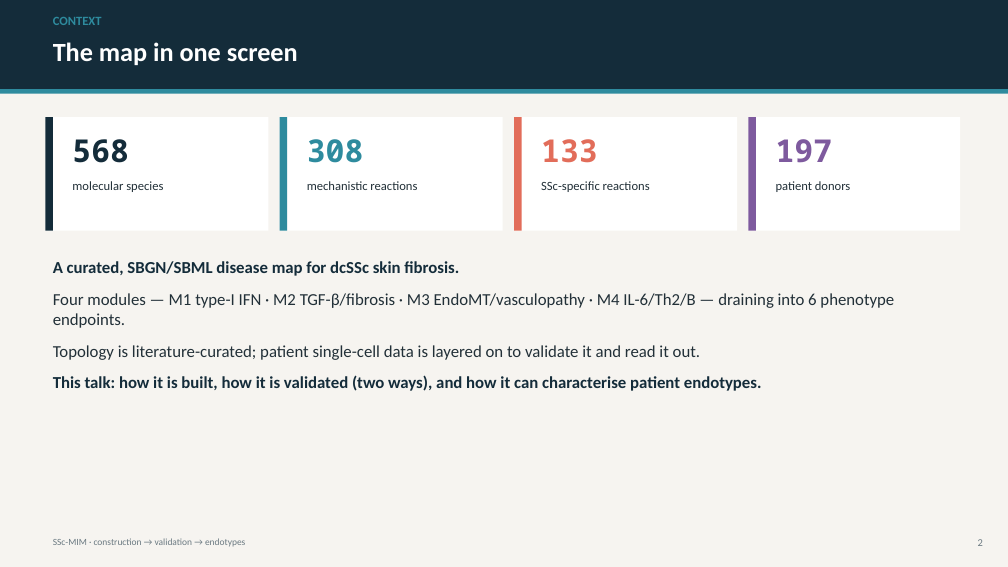
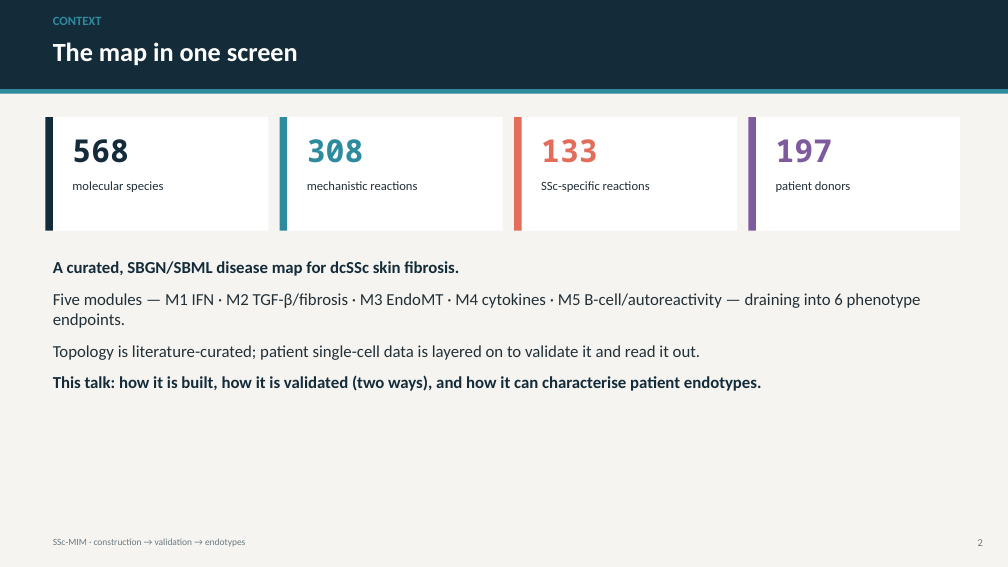
Before and after one commit to Nurtal/IDT_SSc_map, a slide deck: slide 2 of docs/SSc_MIM_validation_endotypes.pptx. Drawn at 1008x567 pixels with LibreOffice and Linux fonts; fonts in the diff are those of the drawing. Boxes give left, top, right and bottom in pixels: in the first picture for what was removed or moved away, otherwise in the second. Text is boxed around its words. In the diff, an @@ line names an element or a change of style, - is before the commit and + after.

```diff
--- a/docs/SSc_MIM_validation_endotypes.pptx
+++ b/docs/SSc_MIM_validation_endotypes.pptx
@@ text at [53, 293, 921, 328]: text changed @@
-Four modules — M1 type-I IFN · M2 TGF-β/fibrosis · M3 EndoMT/vasculopathy · M4 IL-6/Th2/B — draining into 6 phenotype endpoints.
+Five modules — M1 IFN · M2 TGF-β/fibrosis · M3 EndoMT · M4 cytokines · M5 B-cell/autoreactivity — draining into 6 phenotype endpoints.
```
Also in this commit, not shown: 4 other slides changed, 1 slide added, 13 other files.
